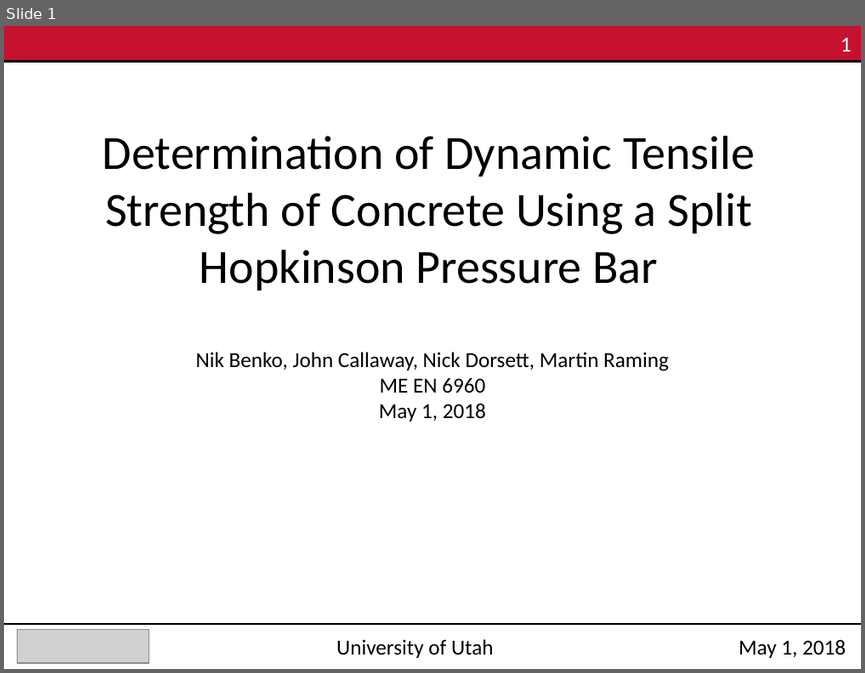
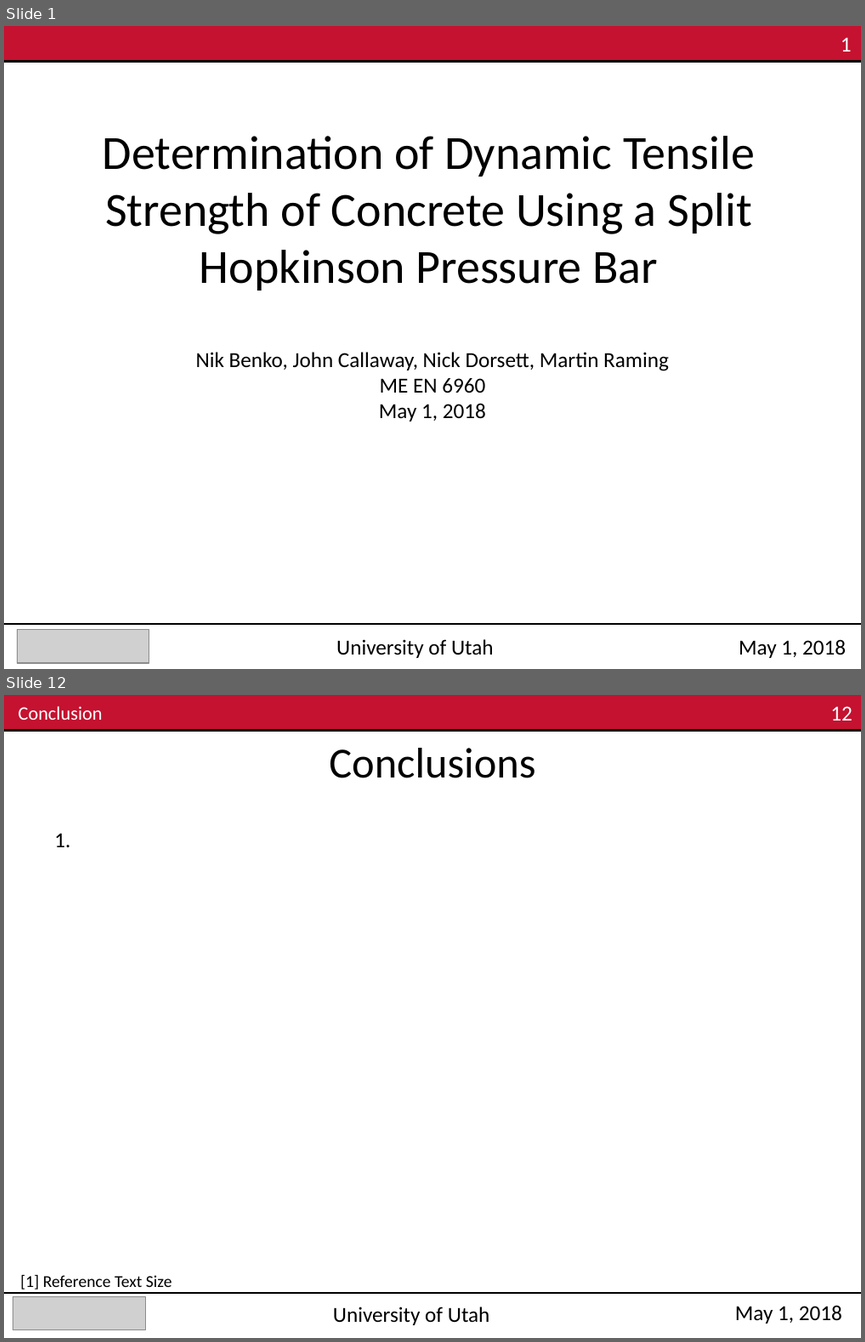
Before and after one commit to Mar-ten/PMAA_Fracture, a slide deck: ME EN 6960_Group4_Exp3.pptx. Shown one above the other, each under a label of ours: slide 1 before the commit, slides 1 and 12 after it; the slides between them are not shown. The pictures are 865x673 and 865x1342 pixels, drawn with LibreOffice and Linux fonts; fonts in the diff are those of the drawing; grey boxes stand for pictures. Boxes give left, top, right and bottom in pixels: in the first picture for what was removed or moved away, otherwise in the second. Text is boxed around its words. In the diff, an @@ line names an element or a change of style, - is before the commit and + after.

```diff
--- a/ME EN 6960_Group4_Exp3.pptx
+++ b/ME EN 6960_Group4_Exp3.pptx
@@ slide 12 added at (4,695,861,1338), background #FFFFFF @@
@@ rectangle added at (4,695,861,730), fill #C41230 @@
@@ text added at (18,706,103,720), 16 pt, text #FFFFFF @@
+Conclusion
@@ text added at (830,706,852,721), 18 pt, text #FFFFFF @@
+12
@@ line added from (4, 730) to (861, 730), #000000 2 pt @@
@@ text added at (329,748,535,778), 36 pt, text #000000 @@
+Conclusions
@@ text added at (54,833,70,847), 18 pt, text #000000 @@
+1.
@@ text added at (20,1274,172,1289), 14 pt, text #000000 @@
+[1] Reference Text Size
@@ line added from (4, 1293) to (861, 1293), #000000 1 pt @@
@@ picture added at (13,1297,145,1330) @@
@@ text added at (333,1306,490,1325), 18 pt, text #000000 @@
+University of Utah
@@ text added at (735,1304,842,1323), 18 pt, text #000000 @@
+May 1, 2018
```
Also in this commit, not shown: 12 other slides added, 9 slides removed.
